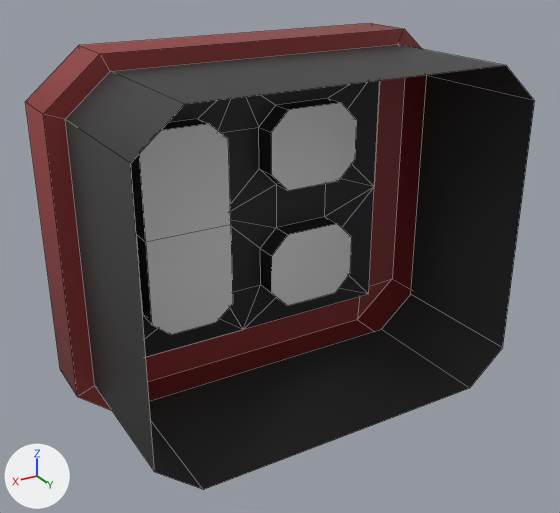
Renders of the FBX model Assets/Art/Models/Structures/Wall Mounts/Fire Alarm.fbx from each side of a commit.
The view is the same before and after, from a 50 mm camera at (-0.634, 0.32, 1.56) aimed at (-0.985, -0.265, 1.268). The axes (+X, +Y, +Z) are drawn at lower left. The lights are the same throughout. Mesh edges are drawn as thin lines. Where no turn or scale is listed for an object, it has been applied to the vertices. Vertices at the same position are counted once.

Objects in the first picture: 'Fire Alarm'.
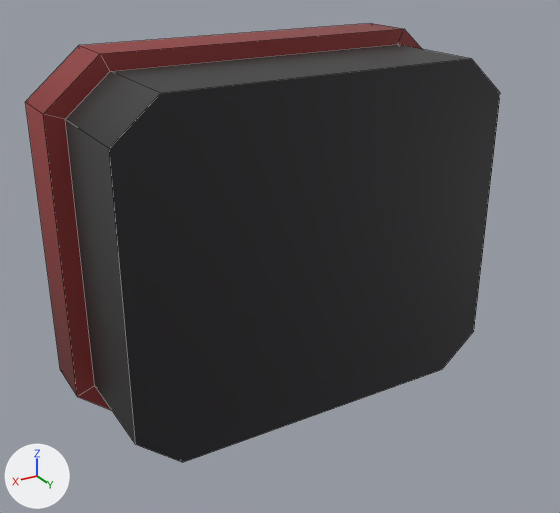
The newer file is also turned or shifted as a whole; pictures and numbers use the older file's frame.

Edits to the scene script, one JSON object a line:
```json
{"block": "me_firealarm_000", "where": "# used by ob_fire_alarm; location = (-1.0, 0.0, 0.0)"}
{"block": "me_firealarm_000", "where": "# verts and faces of me_firealarm_000; kept vertices keep their numbers, new ones are numbered from 96"}
{"block": "me_firealarm_000", "where": "# before: 64 (-0.192, -0.163, 1.157) at pixel (502, 347), 65 (-0.151, -0.163, 1.121) at pixel (469, 388), 66 (-0.151, -0.163, 1.447) at pixel (506, 65), 67 (-0.192, -0.163, 1.412) at pixel (534, 100), 68 (0.151, -0.163, 1.121) at pixel (203, 489)"}
{"block": "me_firealarm_000", "where": "# before: 69 (0.192, -0.163, 1.157) at pixel (154, 472), 70 (0.192, -0.163, 1.412) at pixel (130, 163), 71 (0.151, -0.163, 1.447) at pixel (184, 104)"}
{"op": "remove", "block": "me_firealarm_000", "code": "me_firealarm_000.from_pydata(...)  # 96 vertices, 92 faces; spans x -0.21..0.21, y -0.366..-0.163, z 1.107..1.462"}
{"op": "add", "block": "me_firealarm_000", "code": "me_firealarm_000.from_pydata(...)  # 96 vertices, 93 faces; spans x -0.21..0.21, y -0.366..-0.205, z 1.107..1.462"}
{"block": "me_firealarm_000", "change": "me_firealarm_000 part 1"}
{"op": "add", "block": "me_firealarm_000", "code": "for i in [*range(64, 72)]: verts[i] += (0.0, -0.042, 0.0)"}
{"op": "add", "block": "me_firealarm_000", "code": "faces += [(64, 67, 66, 71, 70, 69, 68, 65)]  # mat_palette05 (picture img_palette05_png)"}
```

Changed parts and their boxes [x1, y1, x2, y2] in the pictures (560 x 513 px):
```json
{"object": "Fire Alarm", "change": "reshaped", "before": [25, 23, 535, 490], "after": [25, 23, 500, 462], "on screen": "7% narrower"}
{"part": 1, "of": "me_firealarm_000", "change": "built on", "before": [106, 57, 535, 490], "after": [106, 57, 500, 462]}
```
